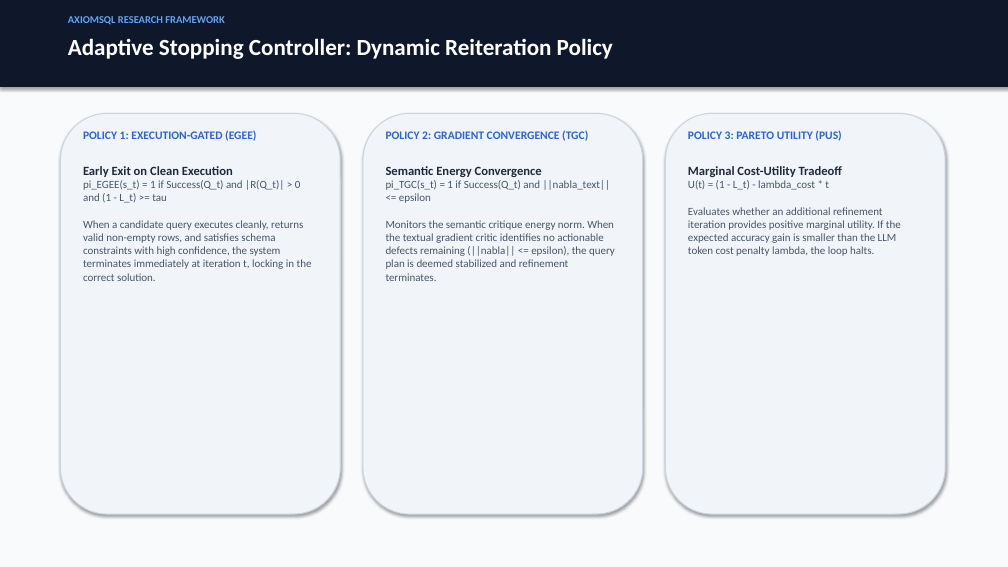
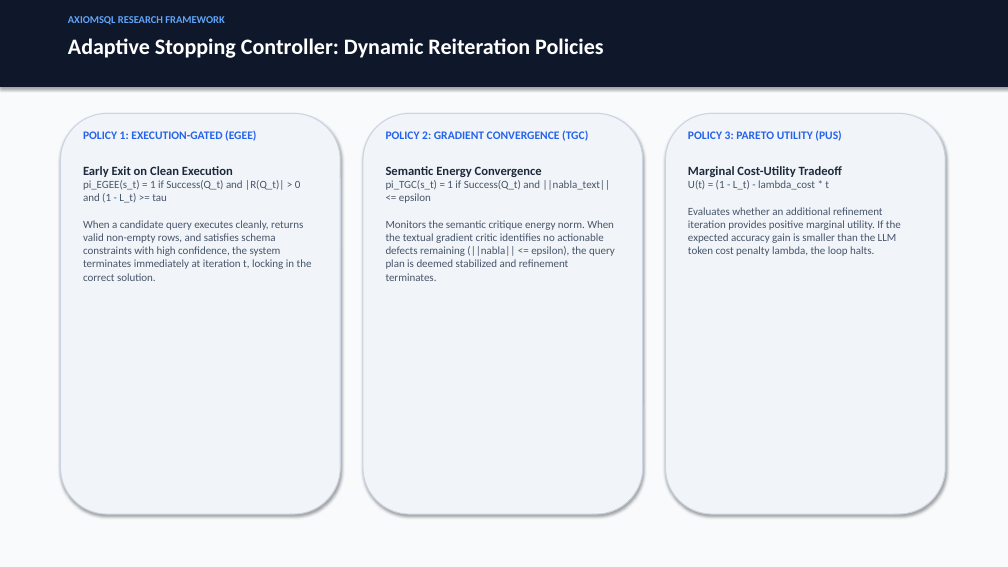
Before and after one commit to DharshiniPES/axiom-sql-textgrad, a slide deck: slide 10 of presentation/AxiomSQL_Presentation.pptx (slide 7 before the commit). Drawn at 1008x567 pixels with LibreOffice and Linux fonts; fonts in the diff are those of the drawing. Boxes give left, top, right and bottom in pixels: in the first picture for what was removed or moved away, otherwise in the second. Text is boxed around its words. In the diff, an @@ line names an element or a change of style, - is before the commit and + after.

```diff
--- a/presentation/AxiomSQL_Presentation.pptx
+++ b/presentation/AxiomSQL_Presentation.pptx
@@ text at [68,38,604,58]: text changed; size 22 to 21 pt @@
-Adaptive Stopping Controller: Dynamic Reiteration Policy
+Adaptive Stopping Controller: Dynamic Reiteration Policies
```
Also in this commit, not shown: 8 other slides changed, 5 slides added, 3 slides removed, 17 other files.
